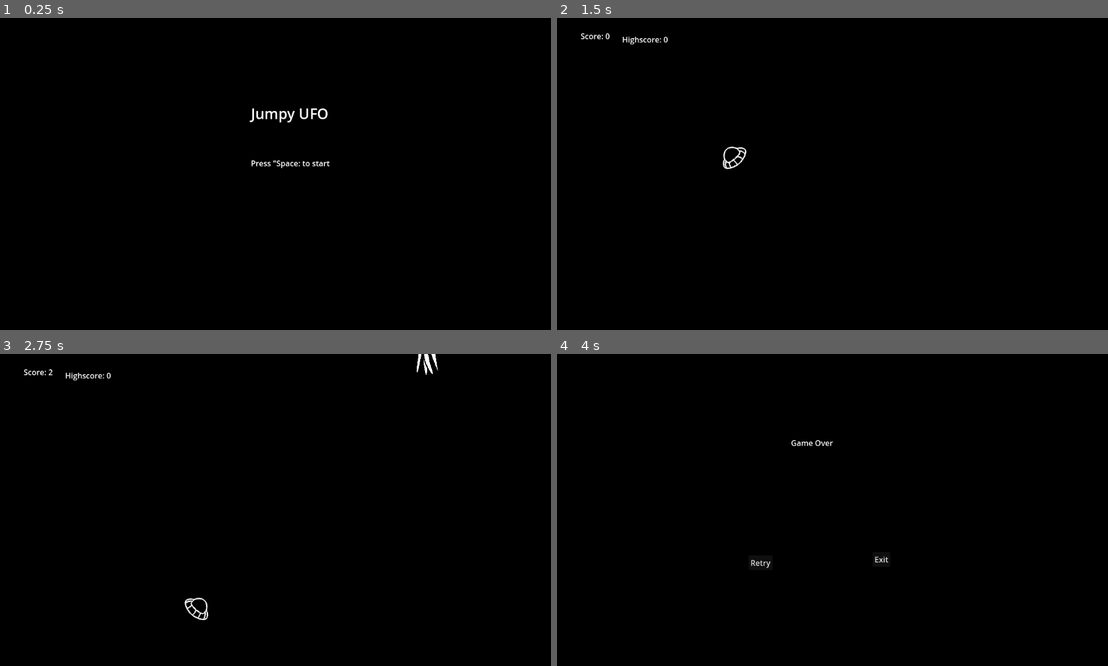
Above: before the commit, frames 1-4 (two rows, left to right).
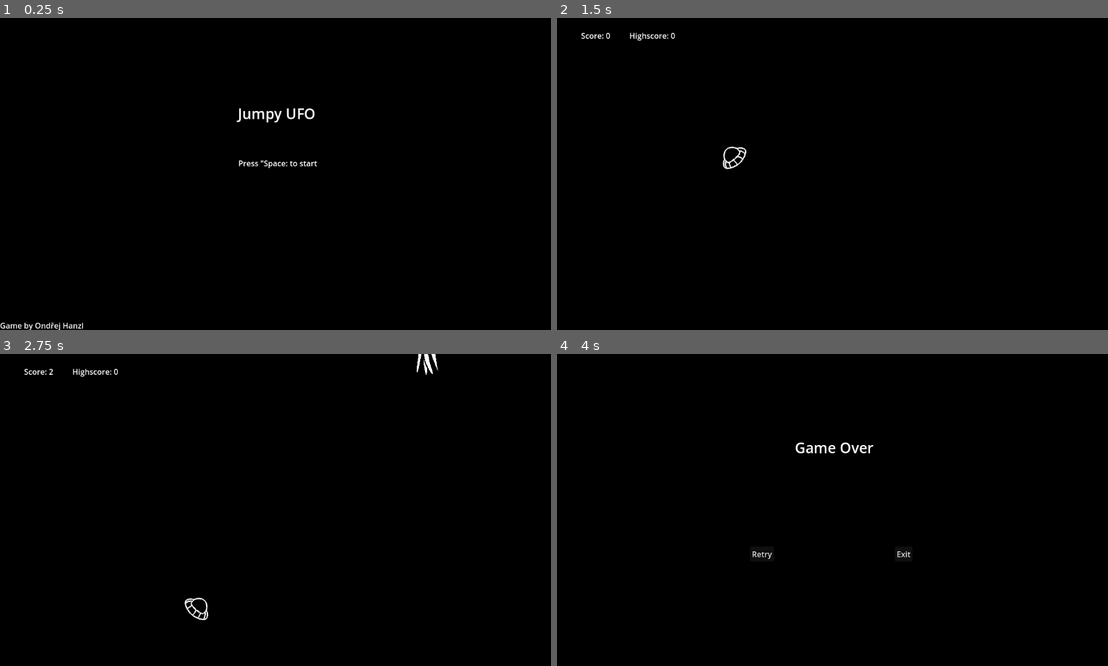
Above: after the commit, the same moments.

Repository: ondhan/jumpy-ufo
Game: Godot game, scene res://scenes/game_scene.tscn
Same seed, same stepped clock (60 frames per second), same inputs: the game is played once before the commit and once after it.
Inputs:
- Up to frame 1 (0.25 s): no input
- Up to frame 2 (1.5 s): tap Space (jump) at 0.5, 0.77 s; hold D (move_right) 0.53-1.28 s; hold A (move_left) from 1.28 s (still down)
- Up to frame 3 (2.75 s): tap Space (jump) at 1.52 s; release A (move_left) at 2.03 s; hold D (move_right) from 2.03 s (still down)
- Up to frame 4 (4 s): tap Space (jump) at 3.02 s; release D (move_right) at 3.5 s; click "Retry" at 3.5 s

The runs differ from the first frame. In frame 1, 0.7% of the frame differs, in the area x 0-60%, y 28-100%; in frame 2, 0.2%; in frame 3, 0.2%; in frame 4, 0.4%.

Commit message:
Update 8 - adjustments
- adjusted text label sizes, positions, texts...
- added author name label

Diff:
--- a/scenes/game_scene.tscn
+++ b/scenes/game_scene.tscn
@@ -50,19 +50,19 @@
 color = Color(0, 0, 0, 1)
 
 [node name="ScoreLabel" type="Label" parent="."]
-offset_left = 49.0
-offset_top = 26.0
-offset_right = 89.0
-offset_bottom = 49.0
+offset_left = 50.0
+offset_top = 25.0
+offset_right = 90.0
+offset_bottom = 48.0
 
 [node name="ScoreTimer" type="Timer" parent="ScoreLabel"]
 autostart = true
 
 [node name="HighScoreLabel" type="Label" parent="."]
-offset_left = 135.0
-offset_top = 33.0
-offset_right = 175.0
-offset_bottom = 56.0
+offset_left = 150.0
+offset_top = 25.0
+offset_right = 190.0
+offset_bottom = 48.0
 
 [node name="SpawnManager" type="Node" parent="."]
 
@@ -124,20 +124,26 @@
 offset_bottom = 650.0
 color = Color(0, 0, 0, 1)
 
-[node name="Label" type="Label" parent="StartScreen"]
-offset_left = 520.0
+[node name="TitleLabel" type="Label" parent="StartScreen"]
+offset_left = 493.0
 offset_top = 177.0
-offset_right = 685.0
+offset_right = 659.0
 offset_bottom = 227.0
 theme_override_font_sizes/font_size = 30
 text = "Jumpy UFO"
 
-[node name="Label2" type="Label" parent="StartScreen"]
-offset_left = 520.0
+[node name="InstructionLabel" type="Label" parent="StartScreen"]
+offset_left = 494.0
 offset_top = 290.0
-offset_right = 684.0
+offset_right = 658.0
 offset_bottom = 313.0
 text = "Press \"Space: to start"
+
+[node name="AuthorLabel" type="Label" parent="StartScreen"]
+offset_top = 627.0
+offset_right = 40.0
+offset_bottom = 650.0
+text = "Game by Ondřej Hanzl"
 
 [node name="GameOverScreen" type="Node2D" parent="."]
 process_mode = 2
@@ -152,32 +158,33 @@
 color = Color(0, 0, 0, 1)
 
 [node name="GameOverLabel" type="Label" parent="GameOverScreen"]
-offset_left = 485.0
+offset_left = 493.0
 offset_top = 173.0
-offset_right = 572.0
-offset_bottom = 196.0
+offset_right = 659.0
+offset_bottom = 215.0
+theme_override_font_sizes/font_size = 30
 text = "Game Over"
 
 [node name="HighscoreLabel" type="Label" parent="GameOverScreen"]
 visible = false
-offset_left = 475.0
-offset_top = 302.0
-offset_right = 594.0
-offset_bottom = 325.0
+offset_left = 516.0
+offset_top = 300.0
+offset_right = 636.0
+offset_bottom = 323.0
 text = "New highscore!"
 
 [node name="RetryButton" type="Button" parent="GameOverScreen"]
-offset_left = 397.0
-offset_top = 418.0
-offset_right = 447.0
-offset_bottom = 449.0
+offset_left = 400.0
+offset_top = 400.0
+offset_right = 450.0
+offset_bottom = 431.0
 text = "Retry"
 
 [node name="ExitButton" type="Button" parent="GameOverScreen"]
-offset_left = 654.0
-offset_top = 411.0
-offset_right = 691.0
-offset_bottom = 442.0
+offset_left = 700.0
+offset_top = 400.0
+offset_right = 737.0
+offset_bottom = 431.0
 text = "Exit"
 
 [node name="PauseScreen" type="Node2D" parent="."]
@@ -192,25 +199,26 @@
 offset_bottom = 650.0
 color = Color(0, 0, 0, 1)
 
-[node name="Label" type="Label" parent="PauseScreen"]
-offset_left = 536.0
+[node name="PausedLabel" type="Label" parent="PauseScreen"]
+offset_left = 521.0
 offset_top = 148.0
-offset_right = 623.0
-offset_bottom = 171.0
+offset_right = 631.0
+offset_bottom = 190.0
+theme_override_font_sizes/font_size = 30
 text = "Paused"
 
 [node name="ResumeButton" type="Button" parent="PauseScreen"]
-offset_left = 397.0
-offset_top = 418.0
-offset_right = 447.0
-offset_bottom = 449.0
+offset_left = 400.0
+offset_top = 400.0
+offset_right = 470.0
+offset_bottom = 431.0
 text = "Resume"
 
 [node name="ExitButton" type="Button" parent="PauseScreen"]
-offset_left = 654.0
-offset_top = 411.0
-offset_right = 691.0
-offset_bottom = 442.0
+offset_left = 700.0
+offset_top = 400.0
+offset_right = 737.0
+offset_bottom = 431.0
 text = "Exit"
 
 [connection signal="timeout" from="ScoreLabel/ScoreTimer" to="." method="_on_score_timer_timeout"]
